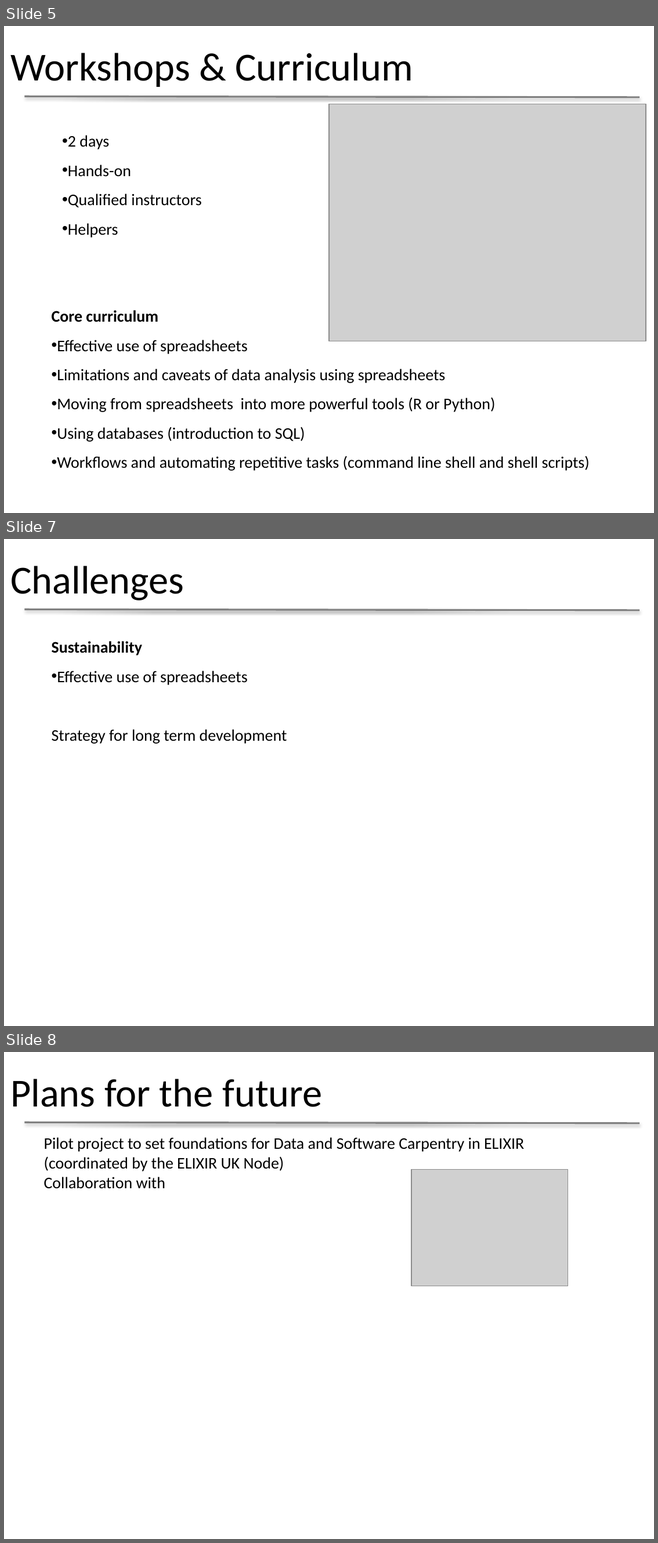
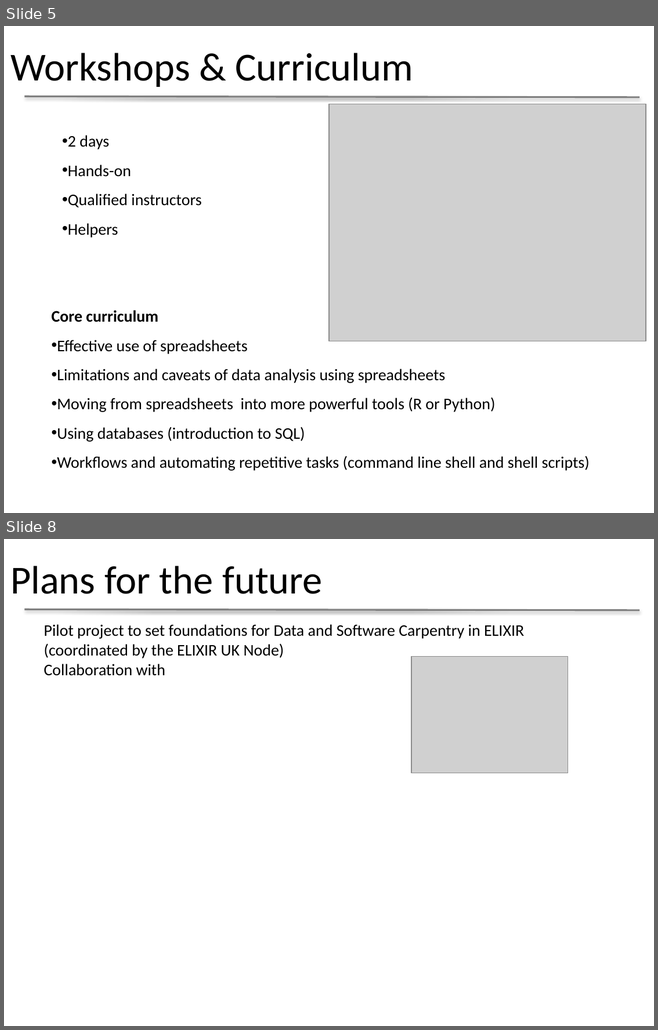
Before and after one commit to datacarpentry/presentations, a slide deck: IDCC2015_Data_Carpentry.pptx. Shown one above the other, each under a label of ours: slides 5, 7 and 8 before the commit, slides 5 and 8 after it; the slides between them are not shown. The pictures are 658x1543 and 658x1030 pixels, drawn with LibreOffice and Linux fonts; fonts in the diff are those of the drawing; grey boxes stand for pictures; background and template pictures are left out. Boxes give left, top, right and bottom in pixels: in the first picture for what was removed or moved away, otherwise in the second. Text is boxed around its words. In the diff, an @@ line names an element or a change of style, - is before the commit and + after.

```diff
--- a/IDCC2015_Data_Carpentry.pptx
+++ b/IDCC2015_Data_Carpentry.pptx
@@ slide 7 removed at <box>4,539,654,1026</box>, background #FFFFFF; not listed: 1 template element that a slide beside it also shows @@
@@ title removed at <box>10,566,184,600</box> @@
-Challenges
@@ text removed at <box>52,641,287,744</box> @@
-Sustainability
-• Effective use of spreadsheets
-Strategy for long term development
```
Also in this commit, not shown: 2 slides changed, 1 slide added.
